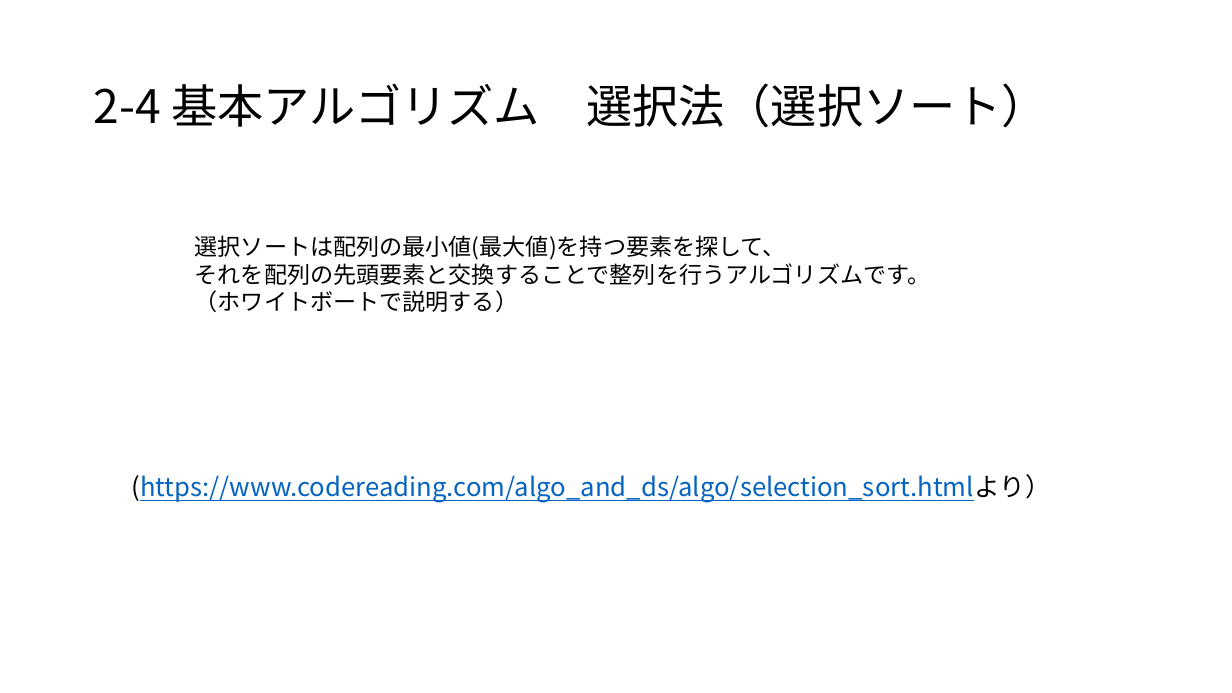
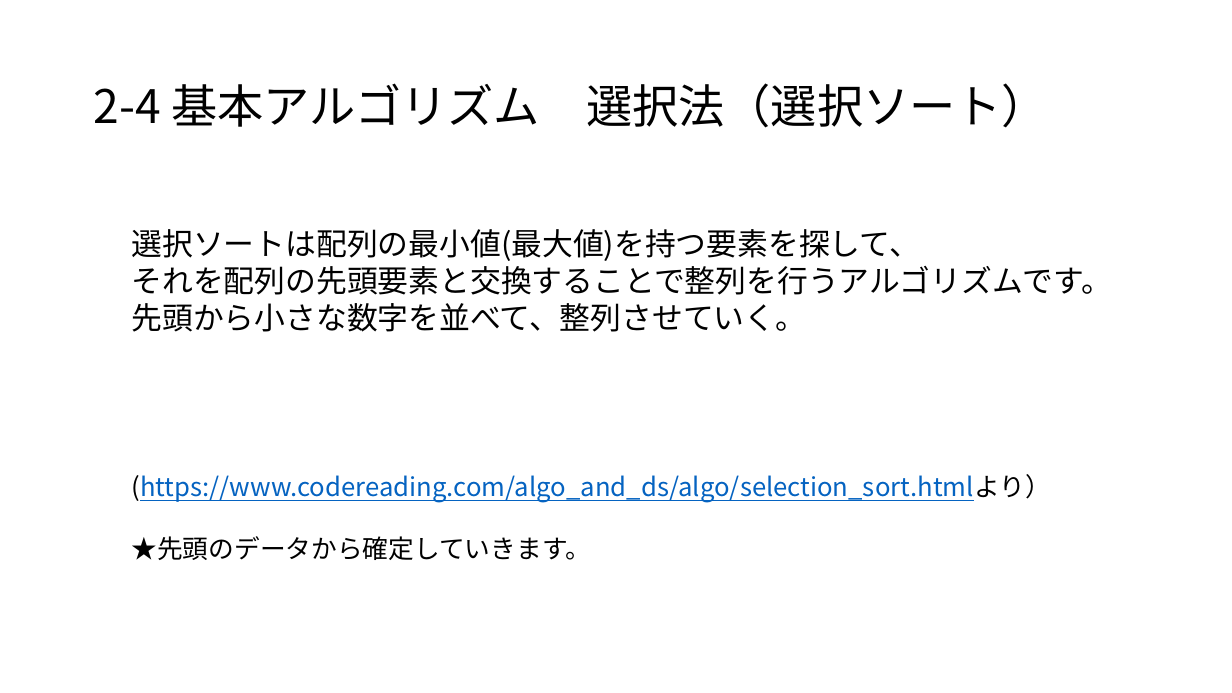
Before and after one commit to masakage/algorithm, a slide deck: slide 3 of docs/第11回選択法交換法アルゴリズム .pptx. Drawn at 1232x693 pixels with LibreOffice and Linux fonts; fonts in the diff are those of the drawing. Boxes give left, top, right and bottom in pixels: in the first picture for what was removed or moved away, otherwise in the second. Text is boxed around its words. In the diff, an @@ line names an element or a change of style, - is before the commit and + after.

Commit message:
modified

```diff
--- a/docs/第11回選択法交換法アルゴリズム .pptx
+++ b/docs/第11回選択法交換法アルゴリズム .pptx
@@ text "選択ソートは配列の最小値(最大値)を持つ要素を探して、": place and size @@
-text "選択ソートは配列の最小値(最大値)を持つ要素を探して、" at bbox=[195, 235, 931, 312]
+text "選択ソートは配列の最小値(最大値)を持つ要素を探して、" at bbox=[132, 229, 1113, 332]
@@ text at bbox=[132, 229, 1113, 295]: size 18 to 24 pt in "選択ソートは配列の最小値(最大値)を持つ要素を探して、", "それを配列の先頭要素と交換することで整列を行うアルゴリズムです。" @@
@@ text at bbox=[132, 303, 807, 332]: text changed; size 18 to 24 pt @@
-（ホワイトボートで説明する）
+先頭から小さな数字を並べて、整列させていく。
@@ text at bbox=[132, 536, 591, 560]: paragraph added @@
+★先頭のデータから確定していきます。
```
Also in this commit, not shown: 7 slides added.
